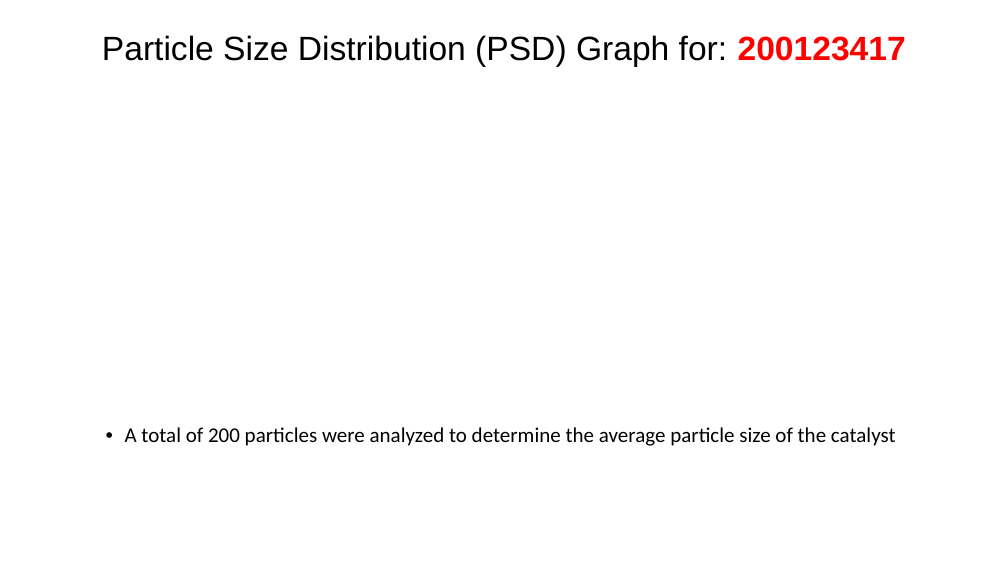
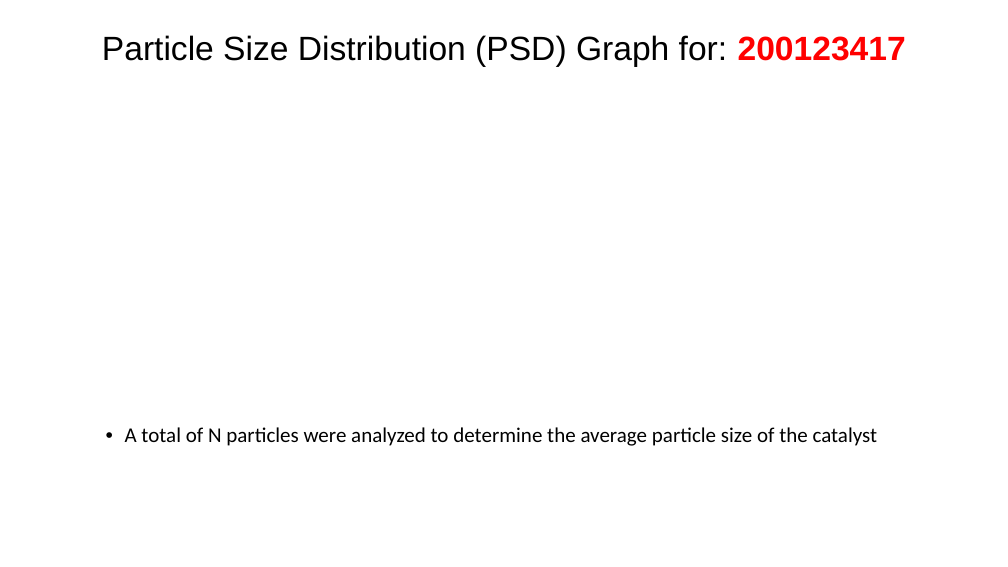
Before and after one commit to cvrl10/mini_project, a slide deck: slide 4 of report_template.pptx. Drawn at 1008x567 pixels with LibreOffice and Linux fonts; fonts in the diff are those of the drawing. Boxes give left, top, right and bottom in pixels: in the first picture for what was removed or moved away, otherwise in the second. Text is boxed around its words. In the diff, an @@ line names an element or a change of style, - is before the commit and + after.

```diff
--- a/report_template.pptx
+++ b/report_template.pptx
@@ text at (x1=125, y1=427, x2=878, y2=446): text changed @@
-• A total of 200 particles were analyzed to determine the average particle size of the catalyst
+• A total of N particles were analyzed to determine the average particle size of the catalyst
```
Also in this commit, not shown: 1 other slide changed, 4 slides removed, 11 other files.
